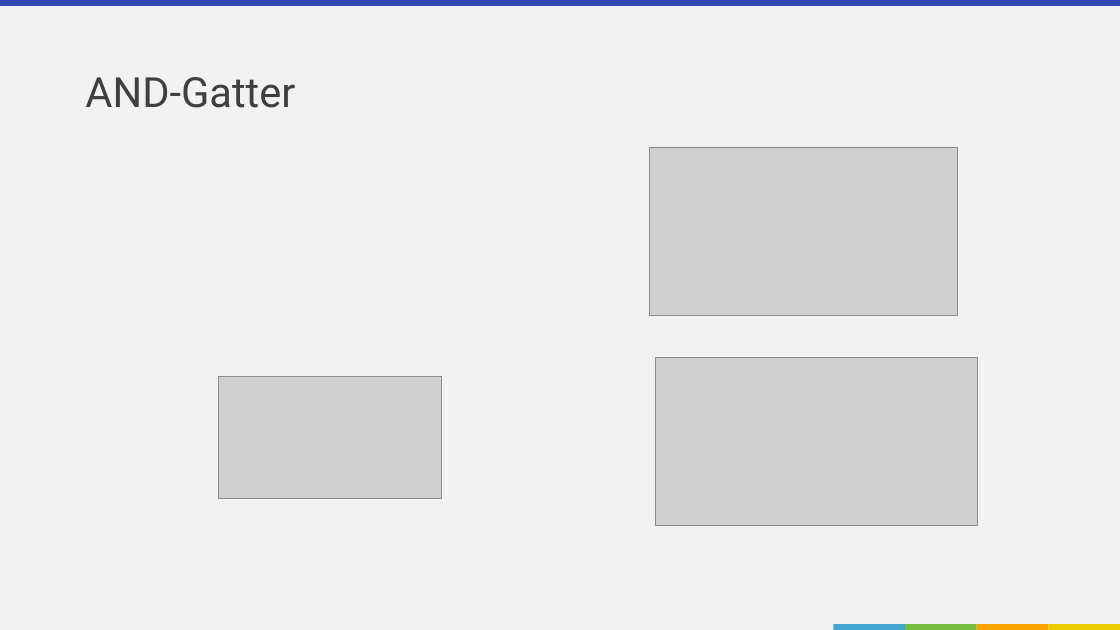
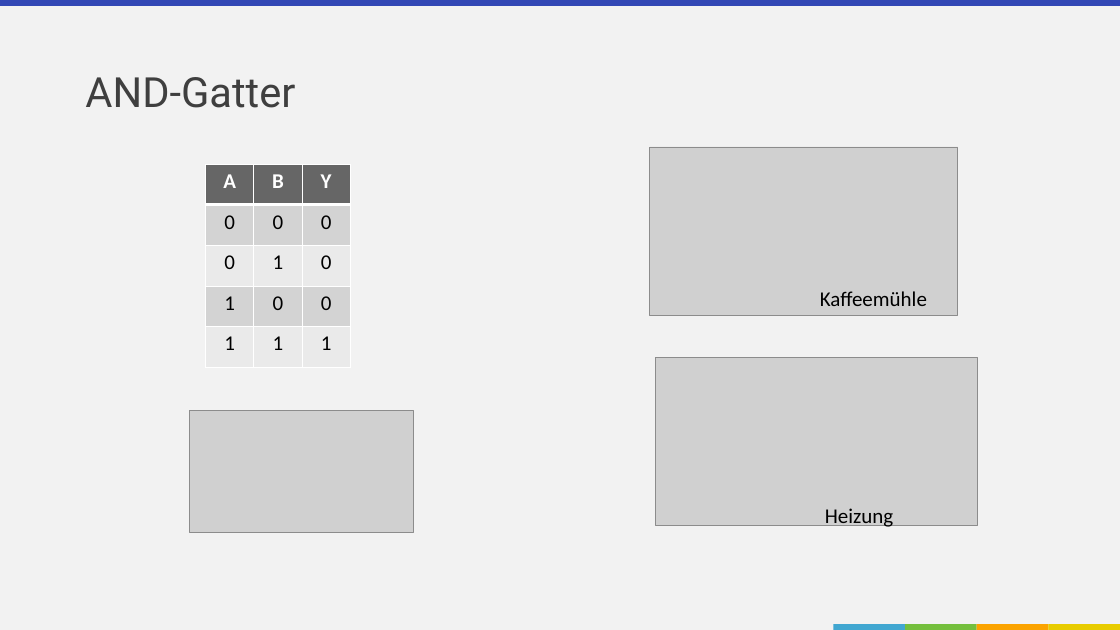
Before and after one commit to r0the/rothe.io-computer, a slide deck: slide 3 of teaching/3-2-digitale-logik-gatter.pptx. Drawn at 1120x630 pixels with LibreOffice and Linux fonts; fonts in the diff are those of the drawing; grey boxes stand for pictures; background and template pictures are left out. Boxes give left, top, right and bottom in pixels: in the first picture for what was removed or moved away, otherwise in the second. Text is boxed around its words. In the diff, an @@ line names an element or a change of style, - is before the commit and + after.

```diff
--- a/teaching/3-2-digitale-logik-gatter.pptx
+++ b/teaching/3-2-digitale-logik-gatter.pptx
@@ table added at box(206, 165, 350, 368), 5 rows, 3 columns @@
+A | B | Y
+0 | 0 | 0
+0 | 1 | 0
+1 | 0 | 0
+1 | 1 | 1
@@ text added at box(820, 291, 927, 306), 18 pt, text #000000 @@
+Kaffeemühle
@@ picture: place and size @@
-picture at box(218, 376, 442, 498)
+picture at box(190, 410, 413, 532)
@@ text added at box(825, 508, 893, 527), 18 pt, text #000000 @@
+Heizung
```
Also in this commit, not shown: 1 other slide changed, 3 slides added, 1 slide removed, 3 other files.
